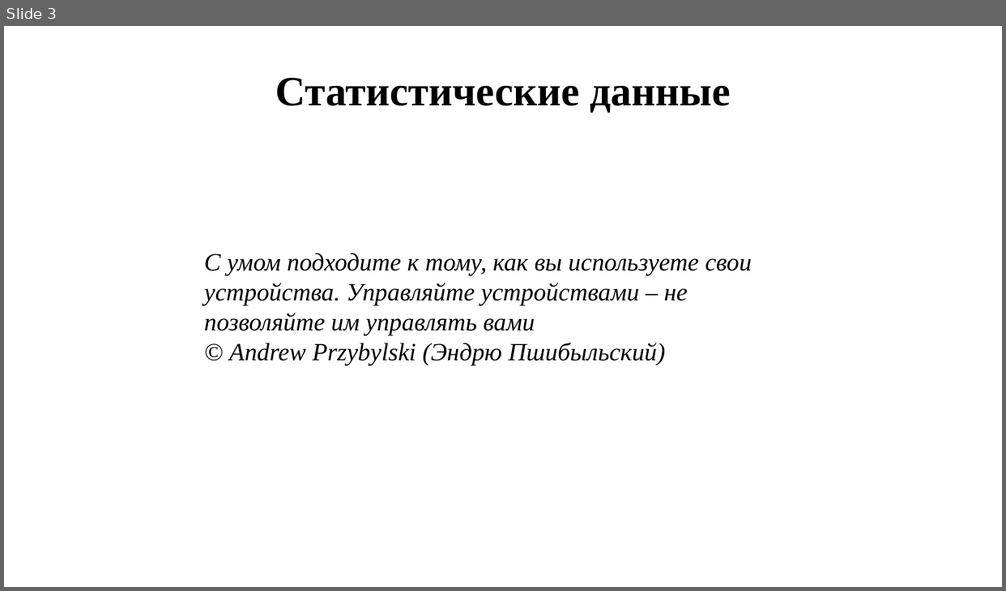
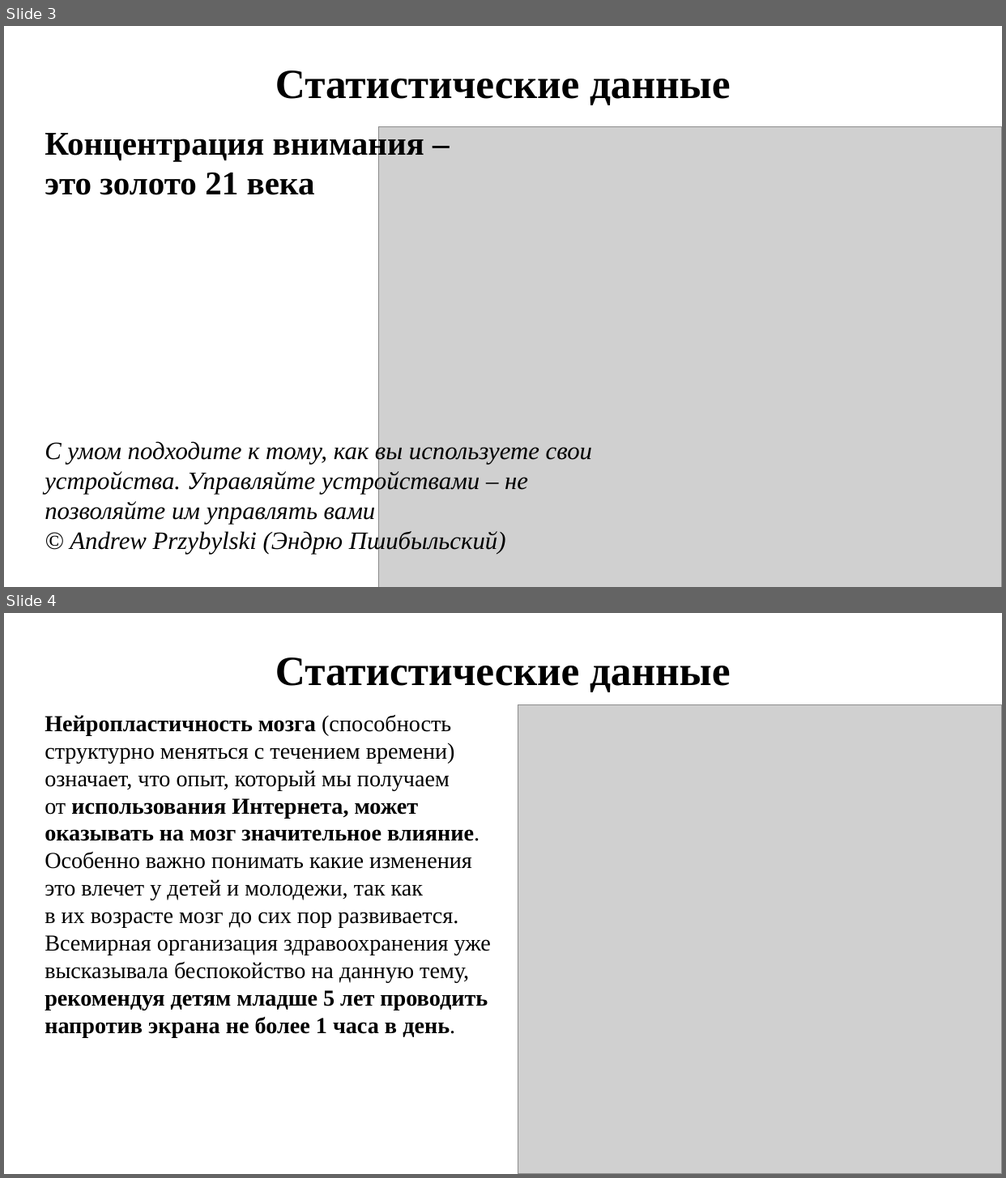
Before and after one commit to DronSyperlol/VirtualCurator, a slide deck: Docs/Presentation.pptx. Shown one above the other, each under a label of ours: slide 3 before the commit, slides 3 and 4 after it. The pictures are 1006x591 and 1006x1178 pixels, drawn with LibreOffice and Linux fonts; fonts in the diff are those of the drawing; grey boxes stand for pictures. Boxes give left, top, right and bottom in pixels: in the first picture for what was removed or moved away, otherwise in the second. Text is boxed around its words. In the diff, an @@ line names an element or a change of style, - is before the commit and + after.

```diff
--- a/Docs/Presentation.pptx
+++ b/Docs/Presentation.pptx
@@ slide 4 added at bbox=[4, 613, 1002, 1174], background #FFFFFF @@
@@ text added at bbox=[275, 658, 730, 692], 40 pt, text #000000, bold @@
+Статистические данные
@@ picture added at bbox=[518, 705, 1002, 1174] @@
@@ text added at bbox=[44, 715, 491, 1037], 22 pt, text #000000 @@
+Нейропластичность мозга (способность структурно меняться с течением времени) означает, что опыт, который мы получаем от использования Интернета, может оказывать на мозг значительное влияние. Особенно важно понимать какие изменения это влечет у детей и молодежи, так как в их возрасте мозг до сих пор развивается. Всемирная организация здравоохранения уже высказывала беспокойство на данную тему, рекомендуя детям младше 5 лет проводить напротив экрана не более 1 часа в день.
@@ slide 3 changed as well @@
@@ text "Статистические данные": place and size @@
-text "Статистические данные" at bbox=[275, 78, 730, 113]
+text "Статистические данные" at bbox=[275, 71, 730, 105]
@@ text added at bbox=[44, 129, 424, 195], 32 pt, text #000000, bold @@
+Концентрация внимания – это золото 21 века
@@ picture added at bbox=[378, 127, 1002, 587] @@
@@ text "С умом подходите к тому, ...": place and size @@
-text "С умом подходите к тому, ..." at bbox=[204, 253, 752, 365]
+text "С умом подходите к тому, ..." at bbox=[44, 440, 592, 554]
```
Also in this commit, not shown: 4 other slides changed, 6 other slides added, 4 slides removed.
